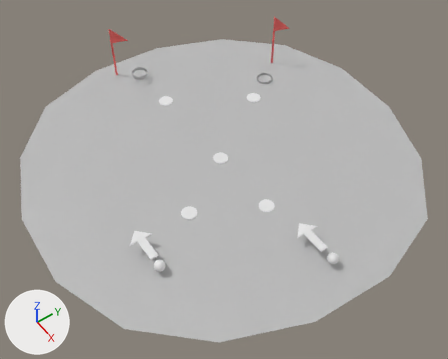
One commit to the Blender file scenes/game.blend: the scene before it, then after it.
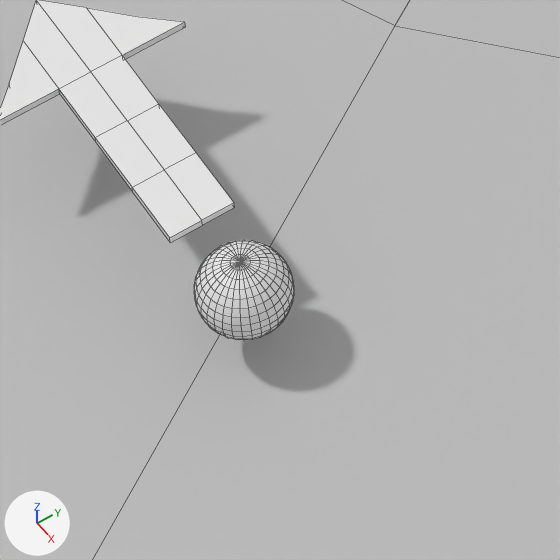
The first picture shows the older version from a 50 mm lens placed at (23.52, -16.11, 29.63), pointed at (1.79, -0.98, 0.15). The close-ups show both versions on the part from 29% to 44% of the width and 64% to 83% of the height of that picture; other places that the commit changed are outside them. Arrows for +X, +Y and +Z are at lower left; the lights stay in place. The close-ups show mesh edges as thin lines.

Names of what the first close-up shows: 'Plane', 'arrow1', 'player1'.
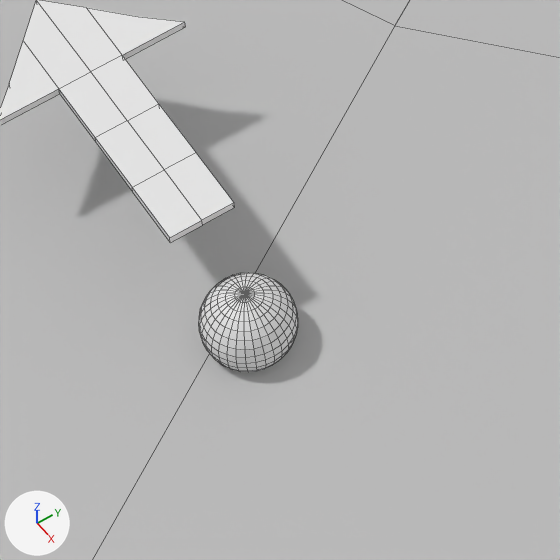
Where the newer file only moved an object's origin or applied its transform, the numbers keep the older frame.

Changed parts and their boxes (x1, y1, x2, y2) in the close-ups (560 x 560 px):
```json
{"object": "player1", "change": "moved", "before": [194, 240, 294, 340], "after": [199, 272, 298, 372]}
```

The change, as JSON lines over the scene's bpy script:
```json
{"block": "me_player1", "where": "me_player1.from_pydata(...)  # 482 vertices, 512 faces; spans x 50.98..52.98, y -61.59..-59.59, z -1.0..1.0"}
{"block": "me_player1", "where": "# used by ob_player1; parent = ob_flag1; location = (-12.07, 12.47, 0.571); scale = (0.335, 0.335, 0.335)"}
{"block": "me_player1", "change": "me_player1 part 1: the whole mesh is moved by (-51.98, 60.59, 0.0)"}
{"op": "set", "path": "ob_player1.location", "old": "(-12.07, 12.47, 0.571)", "new": "(5.35, -7.838, 0.187)"}
```
